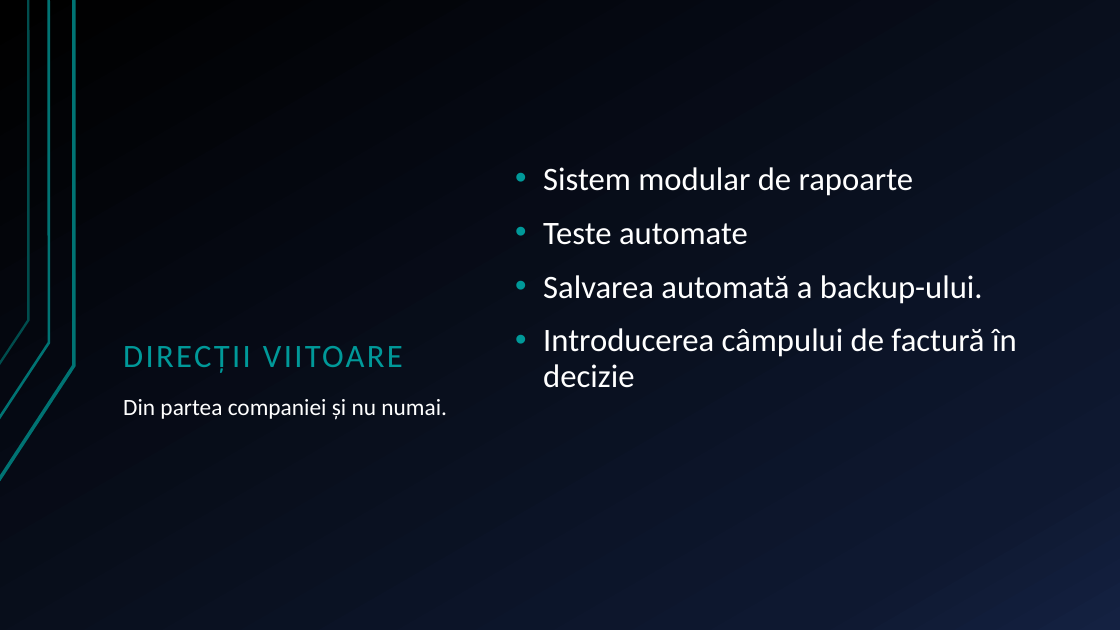
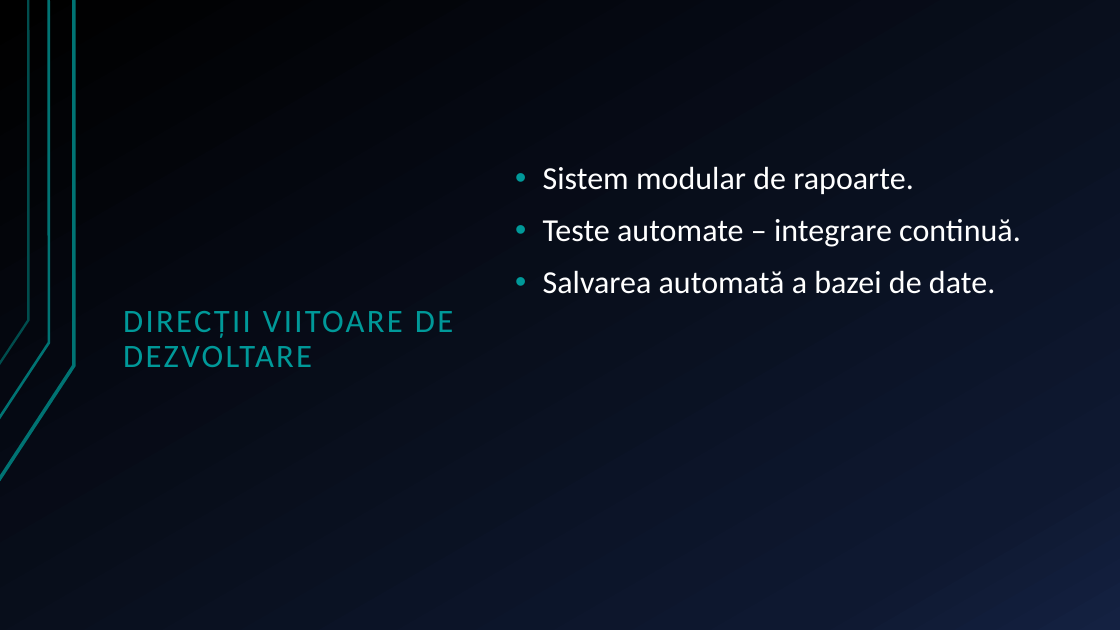
Before and after one commit to xiodine32/licenta_unibuc, a slide deck: slide 13 of prezentare.pptx (slide 12 before the commit). Drawn at 1120x630 pixels with LibreOffice and Linux fonts; fonts in the diff are those of the drawing. Boxes give left, top, right and bottom in pixels: in the first picture for what was removed or moved away, otherwise in the second. Text is boxed around its words. In the diff, an @@ line names an element or a change of style, - is before the commit and + after.

```diff
--- a/prezentare.pptx
+++ b/prezentare.pptx
@@ text at [543, 166, 1021, 294]: text changed; size 28 to 27.4 pt @@
-• Sistem modular de rapoarte
-• Teste automate
-• Salvarea automată a backup-ului.
-• Introducerea câmpului de factură în decizie
+• Sistem modular de rapoarte.
+• Teste automate – integrare continuă.
+• Salvarea automată a bazei de date.
@@ title at [123, 311, 453, 367]: text changed @@
-DIRECȚII VIITOARE
+DIRECȚII VIITOARE DE DEZVOLTARE
@@ text removed at [123, 399, 447, 420] @@
-Din partea companiei și nu numai.
```
Also in this commit, not shown: 5 other slides changed, 1 slide added.
